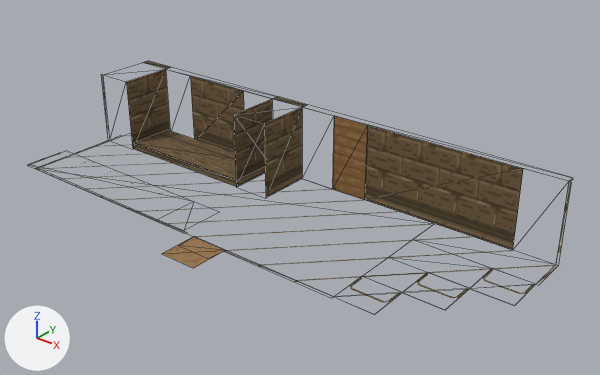
What one commit did to the glTF model Resources/Crocotile/Cafe_Town.gltf.
One viewpoint serves both versions: a 50 mm camera at (24.7, -27.1, 18.7) aimed at (2.2, 1.0, 1.3). Lighting does not change. The marker at lower left points along +X, +Y and +Z. Mesh edges are drawn as thin lines. Vertices at the same position are counted once.

Before the edit, the objects in view are built like this:
```python
ob_default = bpy.data.objects.new('default', me_mesh_0)
ob_default.location = (0.0, 0.0, 0.0)
ob_floor_col = bpy.data.objects.new('floor-col', me_mesh_1)
ob_floor_col.location = (14.0, 2.0, 0.0)
ob_pallettes_col = bpy.data.objects.new('pallettes-col', me_mesh_3)
ob_pallettes_col.location = (-12.25, -7.25, 0.62)
ob_walls_col = bpy.data.objects.new('walls-col', me_mesh_2)
ob_walls_col.location = (-12.25, -7.25, 0.62)
# me_mesh_3
# before: 10 (10.25, 8.38, -0.25) at pixel (236, 180), 11 (2.25, 8.38, -0.25) at pixel (132, 142), 13 (10.25, 10.94, -0.25), 15 (10.25, 8.38, -0.25) at pixel (236, 180)
```
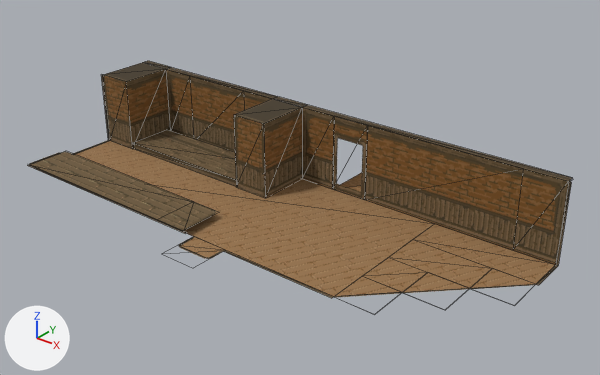
Commit message: updated cafe interior

Where the newer file only moved an object's origin or applied its transform, the numbers keep the older frame.

The change, as a list of edits to the scene's bpy script:
```text
Change img_image_14:
    img_image_14: load_image('Image_14', '_unpacked/Image_14', 32, 64, 'sRGB') -> load_image('Image_14', '_unpacked/Image_14', 512, 512, 'sRGB')
Change mat_16:
    mat_16.texture: img_image_0 -> img_image_5  # with its transparency
Change mat_14:
    mat_14.texture: img_image_1 -> img_image_4  # with its transparency
Change mat_13:
    where n4 = _N.new('ShaderNodeTexImage'); n4.name = 'Image Texture'
    n4.image: img_image_2 -> img_image_6
Change mat_0:
    mat_0.texture: img_image_3 -> img_image_1  # with its transparency
Change mat_10:
    where n4 = _N.new('ShaderNodeTexImage'); n4.name = 'Image Texture'
    n4.image: img_image_4 -> img_image_3
Change mat_11:
    where n4 = _N.new('ShaderNodeTexImage'); n4.name = 'Image Texture'
    n4.image: img_image_5 -> img_image_2
Change mat_4:
    where n4 = _N.new('ShaderNodeTexImage'); n4.name = 'Image Texture'
    n4.image: img_image_7 -> img_image_0
Change mat_15:
    where n4 = _N.new('ShaderNodeTexImage'); n4.name = 'Image Texture'
    n4.image: img_image_8 -> img_image_11
Change mat_12:
    mat_12.texture: img_image_9 -> img_image_10  # with its transparency
Change mat_walls:
    remove n2 = _N.new('ShaderNodeMath'); n2.name = 'Math'
    remove n2.operation = 'SUBTRACT'
    remove n2.inputs[0].default_value = 1.0  # 'Value'
    remove n3 = _N.new('ShaderNodeMath'); n3.name = 'Math.001'
    remove n3.operation = 'LESS_THAN'
    remove n3.inputs[1].default_value = 0.01  # 'Value'
    where n4 = _N.new('ShaderNodeTexImage'); n4.name = 'Image Texture'
    n4.image: img_image_10 -> img_image_8
    where n0 = _N.new('ShaderNodeBsdfPrincipled'); n0.name = 'Principled BSDF'
    remove _L.new(n2.outputs[0], n0.inputs[4])  # 'Value' to 'Alpha'
    remove _L.new(n3.outputs[0], n2.inputs[1])  # 'Value' to 'Value'
    remove _L.new(n4.outputs[1], n3.inputs[0])  # 'Alpha' to 'Value'
    add _L.new(n4.outputs[1], n0.inputs[4])  # 'Alpha' to 'Alpha'
Change mat_9:
    where n4 = _N.new('ShaderNodeTexImage'); n4.name = 'Image Texture'
    n4.image: img_image_11 -> img_image_9
Change mat_2:
    remove n2 = _N.new('ShaderNodeMath'); n2.name = 'Math'
    remove n2.operation = 'SUBTRACT'
    remove n2.inputs[0].default_value = 1.0  # 'Value'
    remove n3 = _N.new('ShaderNodeMath'); n3.name = 'Math.001'
    remove n3.operation = 'LESS_THAN'
    remove n3.inputs[1].default_value = 0.01  # 'Value'
    where n4 = _N.new('ShaderNodeTexImage'); n4.name = 'Image Texture'
    n4.image: img_image_12 -> img_image_7
    where n0 = _N.new('ShaderNodeBsdfPrincipled'); n0.name = 'Principled BSDF'
    remove _L.new(n2.outputs[0], n0.inputs[4])  # 'Value' to 'Alpha'
    remove _L.new(n3.outputs[0], n2.inputs[1])  # 'Value' to 'Value'
    remove _L.new(n4.outputs[1], n3.inputs[0])  # 'Alpha' to 'Value'
    add _L.new(n4.outputs[1], n0.inputs[4])  # 'Alpha' to 'Alpha'
Change mat_furniture:
    mat_furniture.texture: img_image_13 -> img_image_14  # with its transparency
Change mat_5:
    where n4 = _N.new('ShaderNodeTexImage'); n4.name = 'Image Texture'
    n4.image: img_image_14 -> img_image_13
Change mat_3:
    where n4 = _N.new('ShaderNodeTexImage'); n4.name = 'Image Texture'
    n4.image: img_image_15 -> img_image_12
Change me_mesh_0:
    where me_mesh_0.from_pydata(...)  # 4 vertices, 2 faces; spans x 2.0..4.0, y 4.0, z 0.0..4.0
    remove me_mesh_0.materials.append(mat_16)  # picture img_image_0
    me_mesh_0 part 7: texture (UV) coordinates of 2 of 2 faces, centred in x 2.67..3.33, y 4.0, z 1.33..2.67, changed; they spanned u 0.0..1.0, v 0.0..1.0 and now span u 0.08..0.12, v 0.25..0.38
    add me_mesh_0.materials.append(mat_walls)  # picture img_image_8
Change me_mesh_1:
    where me_mesh_1.from_pydata(...)  # 51 vertices, 36 faces; spans x -26.1..0.1, y -8.0..5.0, z 0.0..0.4
    me_mesh_1 part 1
    15 faces are deleted
    2 new faces join them, mat_0 (picture img_image_1)
    2 new faces join them, mat_11
    2 new faces join them, mat_10
    7 new faces join them, mat_16 (picture img_image_5)
    2 new faces join them, mat_13
    me_mesh_1 part 2: 4 faces spanning x -6.0..-2.0, y -6.0..-2.0, z 0.0 switch from mat_13 to mat_0 (picture img_image_1)
    me_mesh_1 part 3: 4 faces spanning x -6.0..-2.0, y -6.0..-2.0, z 0.0 switch from mat_0 (picture img_image_3) to mat_13
    me_mesh_1 part 4: 3 faces spanning x -26.0..0.0, y -6.0..2.0, z 0.0 switch from mat_1 to mat_16 (picture img_image_5)
Change me_mesh_2:
    where me_mesh_2.from_pydata(...)  # 46 vertices, 40 faces; spans x 0.1..26.4, y 8.3..11.7, z -0.6..3.4
    me_mesh_2 part 5
    8 faces are deleted
    1 new face joins them, mat_walls (picture img_image_8)
    3 new faces join them, mat_9
    4 new faces join them, mat_12 (picture img_image_10)
Change me_mesh_3:
    verts and faces of me_mesh_3; kept vertices keep their numbers, new ones are numbered from 16
    remove me_mesh_3.from_pydata(...)  # 16 vertices, 10 faces; spans x 0.12..12.0, y 2.87..10.94, z -0.62..-0.25
    add me_mesh_3.from_pydata(...)  # 15 vertices, 10 faces; spans x 0.12..12.0, y 2.87..10.94, z -0.62..-0.25
    me_mesh_3 part 6
    add delete_vertices([15])  # with the faces that use them
    add faces += [(10, 13, 11)]  # mat_3
```

Pixel boxes [x1, y1, x2, y2] of what changed, in the pictures (600 x 375 px; the box of a moved part takes in the faces that stretch with it):
'walls-col', surface changed
    both: [101, 61, 572, 266]
'floor-col', surface changed (grey to brown)
    both: [27, 135, 558, 303]
'pallettes-col', surface changed, reshaped
    before: [38, 130, 236, 195]
    after: [29, 130, 236, 231]
'default', surface changed, recoloured
    both: [333, 116, 368, 200]
part 1 of me_mesh_1, moved or reshaped
    before: [60, 177, 535, 294]
    after: [153, 185, 536, 298]
part 2 of me_mesh_1, recoloured
    before: [349, 273, 468, 303]
    after: [336, 273, 470, 296]
part 3 of me_mesh_1, recoloured
    after: [334, 288, 469, 298]
part 4 of me_mesh_1, recoloured (grey to brown)
    before: [40, 135, 555, 270]
    after: [75, 141, 555, 284]
part 5 of me_mesh_2, moved or reshaped
    before: [143, 61, 307, 107]
    after: [104, 61, 561, 175]
part 6 of me_mesh_3, moved or reshaped
    both: [135, 143, 236, 180]
